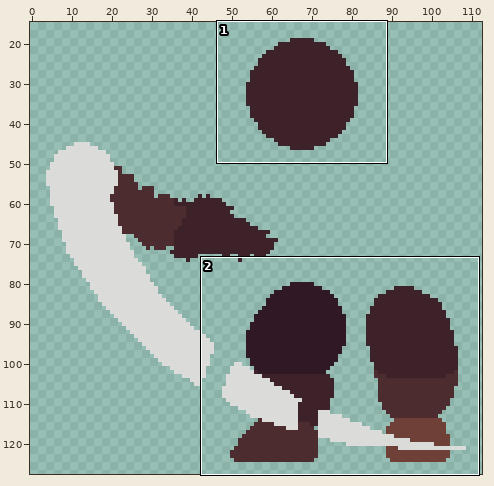
Two states of a pixel-art file, Personal_Roberto/ASEPRITE/3. Enemies/BOSSES/Ursina Glace/UrsinaGlace.aseprite. The first picture is a wide view before the edit; the outline marks the close-up.
Close-up. Before:
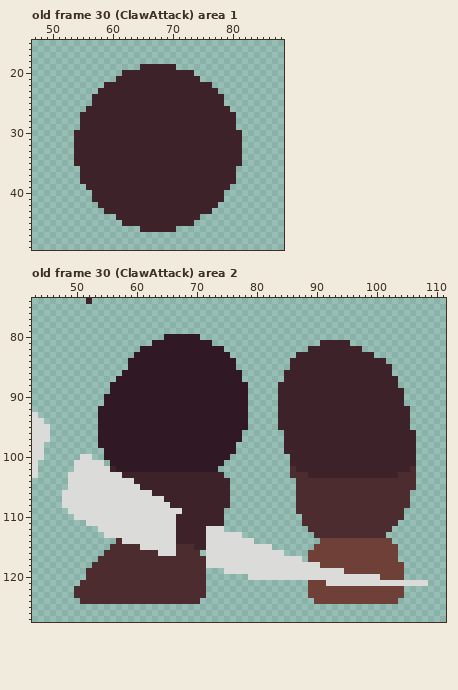
144x128 pixels, 69 frames. Colours within 5 levels of each other are drawn and written as one. Shown: old frame 30 (ClawAttack) area 1: x 47..88, y 15..49; old frame 30 (ClawAttack) area 2: x 43..111, y 74..127. The wide view leaves out empty margins. The commit also changed other frames or places, which this record leaves out.
After the commit:
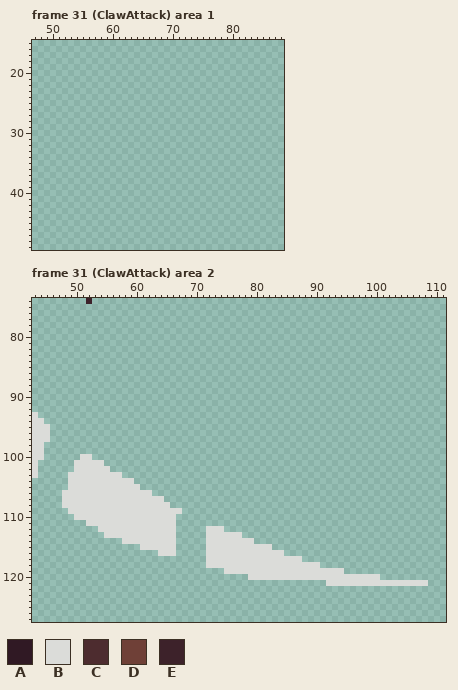
Palette (. is transparent): A #301924  B #dbdcd9  C #4d2c2f  D #6f4037  E #3d222a
Change:
frames 69 -> 70
layer "RightLeg" now hidden
layer "LeftLeg" now hidden
layer "Head" now hidden
Frame 31 (ClawAttack) area 1 against old frame 30 (ClawAttack):
y 19: x 65..70 EEEEEE -> ......
y 20: x 62..73 EEEEEEEEEEEE -> ............
y 21: x 61..74 EEEEEEEEEEEEEE -> ..............
y 22: x 59..76 EEEEEEEEEEEEEEEEEE -> ..................
y 23: x 58..77 EEEEEEEEEEEEEEEEEEEE -> ....................
y 24..25: x 57..78 EEEEEEEEEEEEEEEEEEEEEE -> ......................
y 26: x 56..79 EEEEEEEEEEEEEEEEEEEEEEEE -> ........................
y 27..29: x 55..80 EEEEEEEEEEEEEEEEEEEEEEEEEE -> ..........................
y 30..35: x 54..81 EEEEEEEEEEEEEEEEEEEEEEEEEEEE -> ............................
y 36..38: x 55..80 EEEEEEEEEEEEEEEEEEEEEEEEEE -> ..........................
y 39: x 56..79 EEEEEEEEEEEEEEEEEEEEEEEE -> ........................
y 40..41: x 57..78 EEEEEEEEEEEEEEEEEEEEEE -> ......................
y 42: x 58..77 EEEEEEEEEEEEEEEEEEEE -> ....................
y 43: x 59..76 EEEEEEEEEEEEEEEEEE -> ..................
y 44: x 61..74 EEEEEEEEEEEEEE -> ..............
y 45: x 62..73 EEEEEEEEEEEE -> ............
y 46: x 65..70 EEEEEE -> ......
Frame 31 (ClawAttack) area 2 against old frame 30 (ClawAttack):
y 80: x 65..70 AAAAAA -> ......
y 81: x 63..72 AAAAAAAAAA -> ..........; x 91..95 EEEEE -> .....
y 82: x 61..74 AAAAAAAAAAAAAA -> ..............; x 89..97 EEEEEEEEE -> .........
y 83: x 60..75 AAAAAAAAAAAAAAAA -> ................; x 87..99 EEEEEEEEEEEEE -> .............
y 84: x 59..76 AAAAAAAAAAAAAAAAAA -> ..................; x 86..101 EEEEEEEEEEEEEEEE -> ................
y 85: x 59..76 AAAAAAAAAAAAAAAAAA -> ..................; x 86..102 EEEEEEEEEEEEEEEEE -> .................
y 86: x 58..77 AAAAAAAAAAAAAAAAAAAA -> ....................; x 85..102 EEEEEEEEEEEEEEEEEE -> ..................
y 87: x 57..77 AAAAAAAAAAAAAAAAAAAAA -> .....................; x 85..103 EEEEEEEEEEEEEEEEEEE -> ...................
y 88: x 56..78 AAAAAAAAAAAAAAAAAAAAAAA -> .......................; x 84..103 EEEEEEEEEEEEEEEEEEEE -> ....................
y 89: x 56..78 AAAAAAAAAAAAAAAAAAAAAAA -> .......................; x 84..104 EEEEEEEEEEEEEEEEEEEEE -> .....................
y 90..91: x 55..78 AAAAAAAAAAAAAAAAAAAAAAAA -> ........................; x 84..104 EEEEEEEEEEEEEEEEEEEEE -> .....................
y 92..95: x 54..78 AAAAAAAAAAAAAAAAAAAAAAAAA -> .........................; x 84..105 EEEEEEEEEEEEEEEEEEEEEE -> ......................
y 96..97: x 54..77 AAAAAAAAAAAAAAAAAAAAAAAA -> ........................; x 85..106 EEEEEEEEEEEEEEEEEEEEEE -> ......................
y 98: x 54..76 AAAAAAAAAAAAAAAAAAAAAAA -> .......................; x 85..106 EEEEEEEEEEEEEEEEEEEEEE -> ......................
y 99: x 55..76 AAAAAAAAAAAAAAAAAAAAAA -> ......................; x 85..106 EEEEEEEEEEEEEEEEEEEEEE -> ......................
y 100: x 55..75 AAAAAAAAAAAAAAAAAAAAA -> .....................; x 86..106 EEEEEEEEEEEEEEEEEEEEE -> .....................
y 101: x 56..74 AAAAAAAAAAAAAAAAAAA -> ...................; x 86..106 EEEEEEEEEEEEEEEEEEEEE -> .....................
y 102: x 56..73 EAAAAAAAAAAAAAAAAA -> ..................; x 86..106 CEEEEEEEEEEEEEEEEEEEC -> .....................
y 103: x 58..74 EEEEEEEEEEEEEEEEE -> .................; x 86..106 CCCEEEEEEEEEEEEEEECCC -> .....................
y 104: x 60..75 EEEEEEEEEEEEEEEE -> ................; x 87..106 CCCCCCCCCCCCCCCCCCCC -> ....................
y 105: x 61..75 EEEEEEEEEEEEEEE -> ...............; x 87..106 CCCCCCCCCCCCCCCCCCCC -> ....................
y 106: x 63..75 EEEEEEEEEEEEE -> .............; x 87..105 CCCCCCCCCCCCCCCCCCC -> ...................
y 107: x 65..75 EEEEEEEEEEE -> ...........; x 87..105 CCCCCCCCCCCCCCCCCCC -> ...................
y 108: x 66..75 EEEEEEEEEE -> ..........; x 87..105 CCCCCCCCCCCCCCCCCCC -> ...................
y 109: x 68..74 EEEEEEE -> .......; x 87..104 CCCCCCCCCCCCCCCCCC -> ..................
y 110: x 67..74 EEEEEEEE -> ........; x 88..104 CCCCCCCCCCCCCCCCC -> .................
y 111: x 67..74 EEEEEEEE -> ........; x 88..103 CCCCCCCCCCCCCCCC -> ................
y 112: x 67..71 EEEEE -> .....; x 89..102 CCCCCCCCCCCCCC -> ..............
y 113: x 67..71 EEEEE -> .....; x 90..101 CCCCCCCCCCCC -> ............
y 114: x 57 C -> .; x 67..71 EEEEE -> .....; x 91..102 DDDDDDDDDDDD -> ............
y 115: x 56..60 CCCCC -> .....; x 67..71 CCCEE -> .....; x 90..103 DDDDDDDDDDDDDD -> ..............
y 116: x 55..63 CCCCCCCCC -> .........; x 67..70 CCCC -> ....; x 89..103 DDDDDDDDDDDDDDD -> ...............
y 117: x 54..71 CCCCCCCCCCCCCCCCCC -> ..................; x 89..103 DDDDDDDDDDDDDDD -> ...............
y 118: x 53..71 CCCCCCCCCCCCCCCCCCC -> ...................; x 91..104 DDDDDDDDDDDDDD -> ..............
y 119: x 52..71 CCCCCCCCCCCCCCCCCCCC -> ....................; x 95..104 DDDDDDDDDD -> ..........
y 120: x 52..71 CCCCCCCCCCCCCCCCCCCC -> ....................; x 101..104 DDDD -> ....
y 121: x 51..71 CCCCCCCCCCCCCCCCCCCCC -> .....................; x 89..91 DDD -> ...
y 122..123: x 50..71 CCCCCCCCCCCCCCCCCCCCCC -> ......................; x 89..104 DDDDDDDDDDDDDDDD -> ................
y 124: x 51..70 CCCCCCCCCCCCCCCCCCCC -> ....................; x 90..103 DDDDDDDDDDDDDD -> ..............
Boxes around the changes in both close-ups, in picture pixels (x1, y1, x2, y2):
erased: (74, 64, 242, 232)
erased: (74, 334, 248, 604)
erased: (278, 340, 416, 604)
